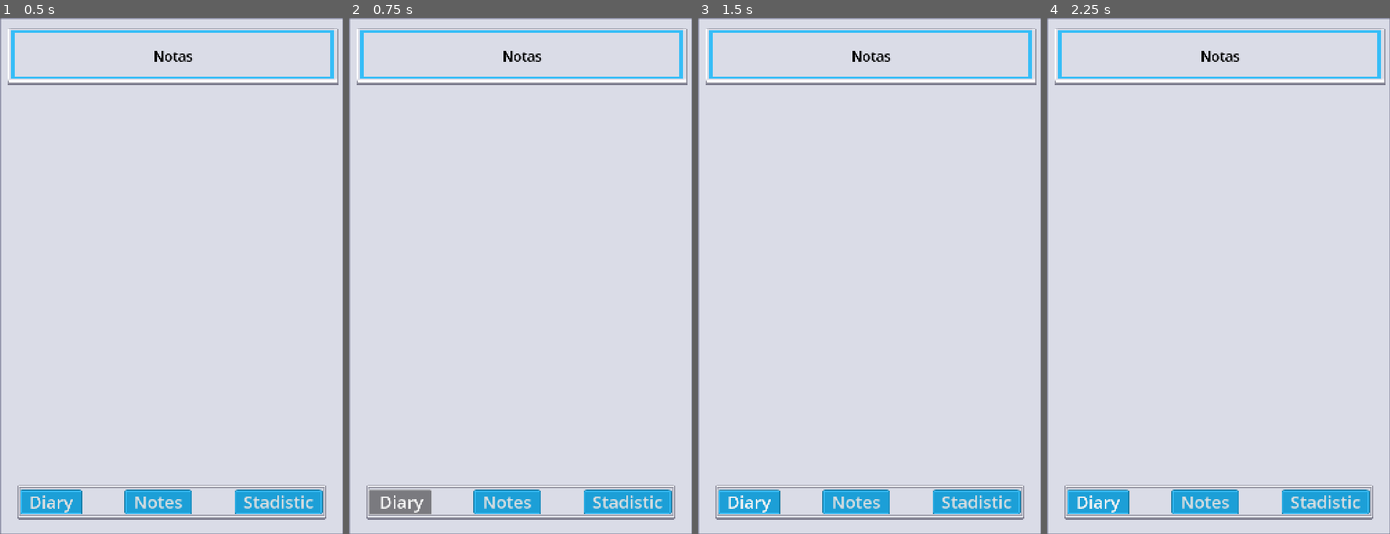
Above: before the commit, frames 1-4 (left to right).
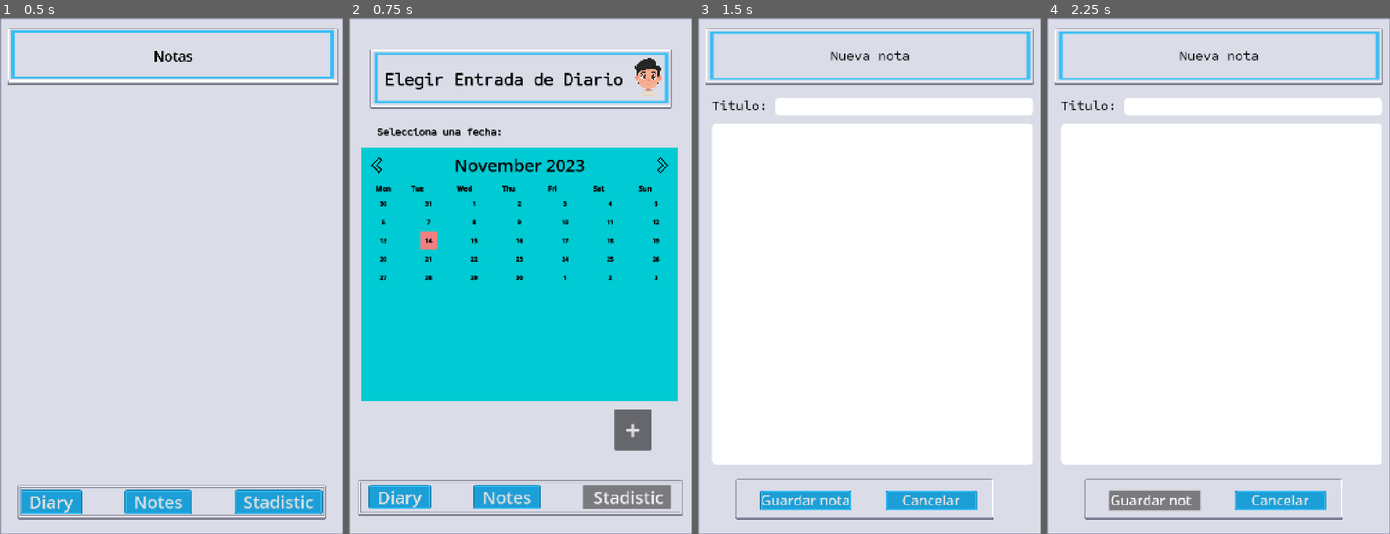
Above: after the commit, the same moments.

Repository: Flapx24/emotional-diary
Game: Godot game, scene res://Scenes/notes_list_screen.tscn
Same seed, same stepped clock (60 frames per second), same inputs: the game is played once before the commit and once after it. This scene is started directly instead of the project's main scene.
Inputs (mouse positions are in pixels of both pictures, inside the frame that each line leads up to):
- Up to frame 1 (0.5 s): no input
- Up to frame 2 (0.75 s): click "Diary" at 0.5 s
- Up to frame 3 (1.5 s): click (982, 430) at 1.25 s, where only the run after the commit has a clickable "+"
- Up to frame 4 (2.25 s): click (1153, 497) at 2 s, where only the run after the commit has a clickable "Guardar nota"

Frame 1 is identical in both runs. In frame 2, 56% of the frame differs, in the area x 2-99%, y 2-98%; in frame 3, 70%; in frame 4, 71%.
Error after the commit: Invalid assignment of property or key 'text' with value of type 'String' on a base object of type 'Nil'. (res://Scripts/notes_widget.gd:10)

Commit message:
Scripts notes

Diff:
--- a/emotional-diary/Database/database.json
+++ b/emotional-diary/Database/database.json
@@ -56,6 +56,11 @@
 			"id": 4,
 			"timestamp": 1744831200,
 			"text": "Comprar ingredientes para la tarta de manzana."
+		},
+		{
+			"id": 5,
+			"timestamp": 1745396453,
+			"text": "Título: olaaaaa\n\nprueba"
 		}
 	]
 }
--- a/emotional-diary/Scenes/notes_list_screen.tscn
+++ b/emotional-diary/Scenes/notes_list_screen.tscn
@@ -1,5 +1,6 @@
-[gd_scene load_steps=12 format=3 uid="uid://bhfi34x38em3k"]
+[gd_scene load_steps=13 format=3 uid="uid://bhfi34x38em3k"]
 
+[ext_resource type="Script" uid="uid://7cp4xi8sxury" path="res://Scripts/notes_list_screen.gd" id="1_i6m5e"]
 [ext_resource type="Texture2D" uid="uid://cn4ufljjjyfsj" path="res://Assets/UI/PNG/Grey/Default/button_square_flat.png" id="1_ihwlm"]
 [ext_resource type="Texture2D" uid="uid://2tvgyxadwvkm" path="res://Assets/UI/PNG/Grey/Default/button_rectangle_depth_line.png" id="2_i6m5e"]
 [ext_resource type="Texture2D" uid="uid://uejmes1wn0yj" path="res://Assets/UI/PNG/Blue/Default/button_rectangle_gloss.png" id="3_tm3p6"]
@@ -31,6 +32,7 @@
 anchor_bottom = 1.0
 grow_horizontal = 2
 grow_vertical = 2
+script = ExtResource("1_i6m5e")
 
 [node name="NinePatchRect" type="NinePatchRect" parent="."]
 texture_filter = 1
@@ -111,6 +113,7 @@
 anchor_bottom = 0.87
 offset_top = -0.5
 offset_bottom = -0.00012207
+theme_override_constants/v_separation = 50
 
 [node name="Panel" type="NinePatchRect" parent="."]
 texture_filter = 1
@@ -149,3 +152,6 @@
 text = "Notas"
 horizontal_alignment = 1
 vertical_alignment = 1
+
+[connection signal="pressed" from="buttons/Button_diary" to="." method="_on_button_diary_pressed"]
+[connection signal="pressed" from="buttons/Button_stadistic" to="." method="_on_button_stadistic_pressed"]
--- a/emotional-diary/Scenes/notes_screen.tscn
+++ b/emotional-diary/Scenes/notes_screen.tscn
@@ -1,6 +1,7 @@
-[gd_scene load_steps=12 format=3 uid="uid://cmfefink4sgxd"]
+[gd_scene load_steps=13 format=3 uid="uid://cmfefink4sgxd"]
 
 [ext_resource type="Texture2D" uid="uid://cn4ufljjjyfsj" path="res://Assets/UI/PNG/Grey/Default/button_square_flat.png" id="1_7e5iv"]
+[ext_resource type="Script" uid="uid://bftofx5nw3thn" path="res://Scripts/notes_screen.gd" id="1_jd2wj"]
 [ext_resource type="FontFile" uid="uid://cklnct7lhakjq" path="res://Assets/Fonts/SometypeMono-VariableFont_wght.ttf" id="1_ridw5"]
 [ext_resource type="Texture2D" uid="uid://bh8hku38nlcbm" path="res://Assets/UI/PNG/Grey/Default/button_square_depth_flat.png" id="2_jd2wj"]
 [ext_resource type="Texture2D" uid="uid://bk5srlmr6rk6e" path="res://Assets/UI/PNG/Blue/Default/button_rectangle_depth_gloss.png" id="3_8ywov"]
@@ -34,6 +35,7 @@
 anchor_bottom = 1.0
 grow_horizontal = 2
 grow_vertical = 2
+script = ExtResource("1_jd2wj")
 
 [node name="ColorRect" type="NinePatchRect" parent="."]
 texture_filter = 1
@@ -66,7 +68,7 @@
 patch_margin_right = 6
 patch_margin_bottom = 10
 
-[node name="Button" type="Button" parent="Panel2"]
+[node name="ButtonSave" type="Button" parent="Panel2"]
 layout_mode = 1
 anchors_preset = -1
 anchor_left = 0.093
@@ -82,7 +84,7 @@
 theme_override_styles/normal = SubResource("StyleBoxTexture_7hb25")
 text = "Guardar nota"
 
-[node name="Button2" type="Button" parent="Panel2"]
+[node name="ButtonCancel" type="Button" parent="Panel2"]
 layout_mode = 1
 anchors_preset = -1
 anchor_left = 0.581
@@ -149,7 +151,7 @@
 horizontal_alignment = 1
 vertical_alignment = 1
 
-[node name="TextEdit" type="TextEdit" parent="."]
+[node name="TextEditContent" type="TextEdit" parent="."]
 layout_mode = 0
 offset_left = 40.0
 offset_top = 305.0
@@ -158,7 +160,7 @@
 theme_override_font_sizes/font_size = 30
 theme_override_styles/normal = SubResource("StyleBoxFlat_jb2ks")
 
-[node name="TextEdit2" type="TextEdit" parent="."]
+[node name="TextEditTitle" type="TextEdit" parent="."]
 layout_mode = 0
 offset_left = 223.0
 offset_top = 232.0
@@ -167,3 +169,5 @@
 theme_override_colors/font_color = Color(0, 0, 0, 1)
 theme_override_font_sizes/font_size = 30
 theme_override_styles/normal = SubResource("StyleBoxFlat_jb2ks")
+
+[connection signal="pressed" from="Panel2/ButtonSave" to="." method="_on_button_save_pressed"]
--- a/emotional-diary/Scenes/notes_widget.tscn
+++ b/emotional-diary/Scenes/notes_widget.tscn
@@ -1,5 +1,6 @@
-[gd_scene load_steps=2 format=3 uid="uid://vavcoy5iylxn"]
+[gd_scene load_steps=3 format=3 uid="uid://vavcoy5iylxn"]
 
+[ext_resource type="Script" uid="uid://ydiel83rng31" path="res://Scripts/notes_widget.gd" id="1_44v2w"]
 [ext_resource type="Texture2D" uid="uid://bh8hku38nlcbm" path="res://Assets/UI/PNG/Grey/Default/button_square_depth_flat.png" id="1_rjbq4"]
 
 [node name="Control" type="Control"]
@@ -9,6 +10,7 @@
 anchor_bottom = 0.067
 offset_right = -6.10352e-05
 offset_bottom = -0.5
+script = ExtResource("1_44v2w")
 
 [node name="ColorRect" type="NinePatchRect" parent="."]
 texture_filter = 1
@@ -40,15 +42,19 @@
 size_flags_vertical = 3
 
 [node name="title" type="Label" parent="."]
-layout_mode = 0
-offset_left = 150.0
-offset_top = 5.0
-offset_right = 624.0
-offset_bottom = 40.0
+layout_mode = 1
+anchors_preset = -1
+anchor_left = 0.188
+anchor_top = 0.05
+anchor_right = 0.78
+anchor_bottom = 0.4
+offset_left = -0.399994
 
 [node name="content" type="Label" parent="."]
-layout_mode = 0
-offset_left = 150.0
-offset_top = 40.0
-offset_right = 624.0
-offset_bottom = 88.0
+layout_mode = 1
+anchors_preset = -1
+anchor_left = 0.188
+anchor_top = 0.4
+anchor_right = 0.78
+anchor_bottom = 0.88
+offset_left = -0.399994
--- /dev/null
+++ b/emotional-diary/Scripts/notes_list_screen.gd
@@ -0,0 +1,21 @@
+extends Control
+
+@onready var notes = $Notes_list
+var widgetNote = preload("res://Scenes/notes_widget.tscn")
+
+func _ready() -> void:
+	showNotes()
+
+func showNotes():
+	var notes = Note.get_notes_sorted_by_date()
+	for note in notes:
+		var widget = widgetNote.instantiate()
+		widget.noteText(note.text)
+		notes.add_child(widget)
+
+func _on_button_diary_pressed() -> void:
+	get_tree().change_scene_to_file("res://Scenes/calendar_screen.tscn")
+
+
+func _on_button_stadistic_pressed() -> void:
+	get_tree().change_scene_to_file("res://Scenes/charts_view.tscn")
--- /dev/null
+++ b/emotional-diary/Scripts/notes_screen.gd
@@ -0,0 +1,18 @@
+extends Control
+@onready var noteTitle = $TextEditContent
+@onready var noteContent = $TextEditTitle
+@onready var db = $"/root/Database"
+
+
+func _on_button_save_pressed() -> void:
+	var title = noteTitle.text.strip_edges()
+	var content = noteContent.text.strip_edges()
+
+	if title != "" and content != "":
+		var newNote = Note.new()
+		newNote.text = "Título: %s\n\n%s" % [title, content]
+		db.add(newNote)
+		noteTitle.text = ""
+		noteContent.text = ""
+	else:
+		print("El título y el contenido no pueden estar vacíos.")
--- /dev/null
+++ b/emotional-diary/Scripts/notes_widget.gd
@@ -0,0 +1,20 @@
+extends Control
+
+@onready var title = $title
+@onready var content = $content
+
+func noteText(note: String) -> void:
+	var elements = note.split("\n")
+
+	if elements.size() > 0:
+		title.text = elements[0].replace("Título: ", "")
+	else:
+		title.text = "Sin título"
+
+	if elements.size() > 1:
+		var content_text = ""
+		for i in range(1, elements.size()):
+			content_text += elements[i] + "\n"
+		content.text = content_text.strip_edges()
+	else:
+		content.text = "Sin contenido"
Not shown, added: emotional-diary/Scripts/notes_list_screen.gd.uid
Not shown, added: emotional-diary/Scripts/notes_screen.gd.uid
Not shown, added: emotional-diary/Scripts/notes_widget.gd.uid
